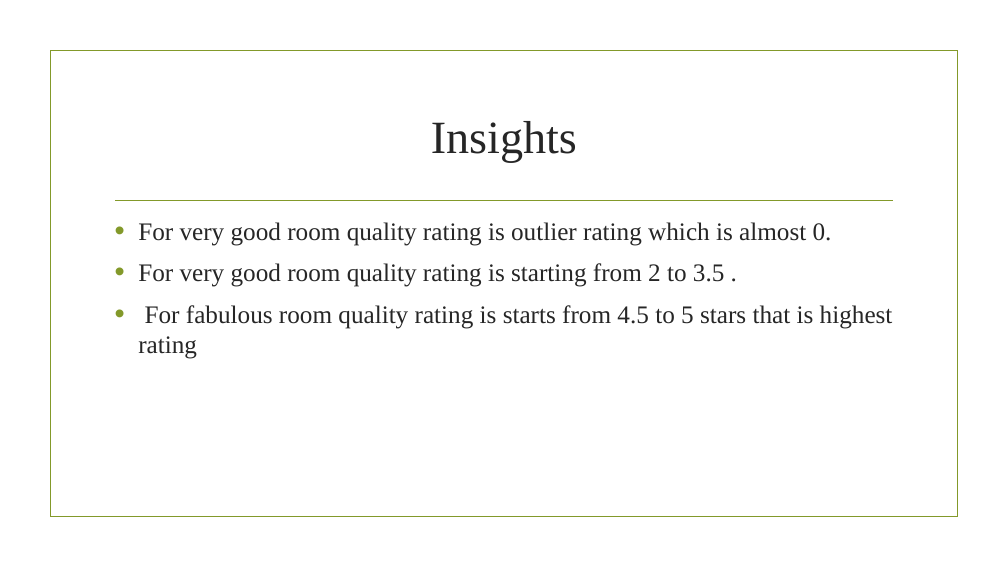
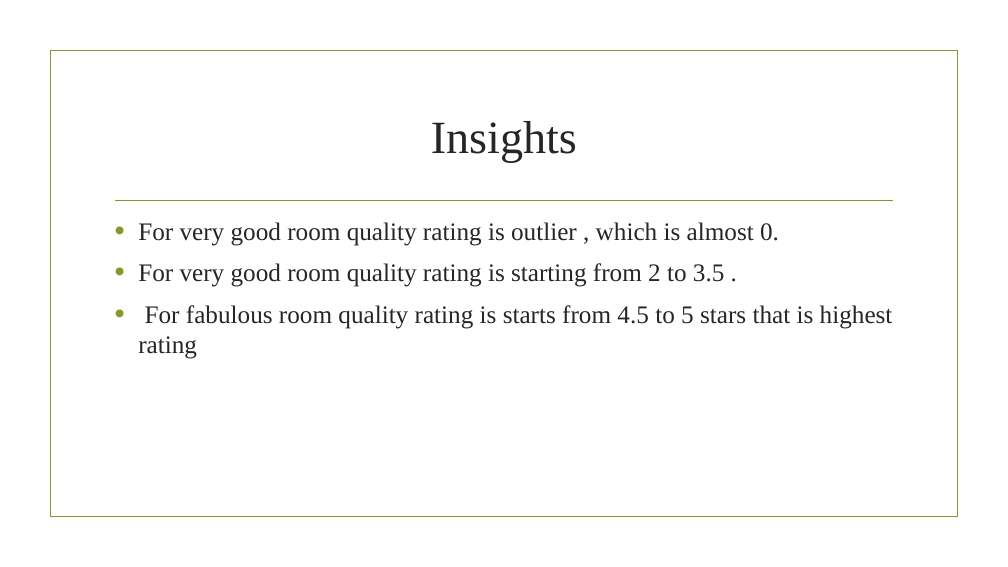
Before and after one commit to adas754/EDA, a slide deck: slide 29 of oyo1.pptx. Drawn at 1008x567 pixels with LibreOffice and Linux fonts; fonts in the diff are those of the drawing; background and template pictures are left out. Boxes give left, top, right and bottom in pixels: in the first picture for what was removed or moved away, otherwise in the second. Text is boxed around its words. In the diff, an @@ line names an element or a change of style, - is before the commit and + after.

```diff
--- a/oyo1.pptx
+++ b/oyo1.pptx
@@ text at <box>138,222,779,246</box>: text changed @@
-• For very good room quality rating is outlier rating which is almost 0.
+• For very good room quality rating is outlier , which is almost 0.
```
Also in this commit, not shown: 9 other slides changed, 2 other files.
